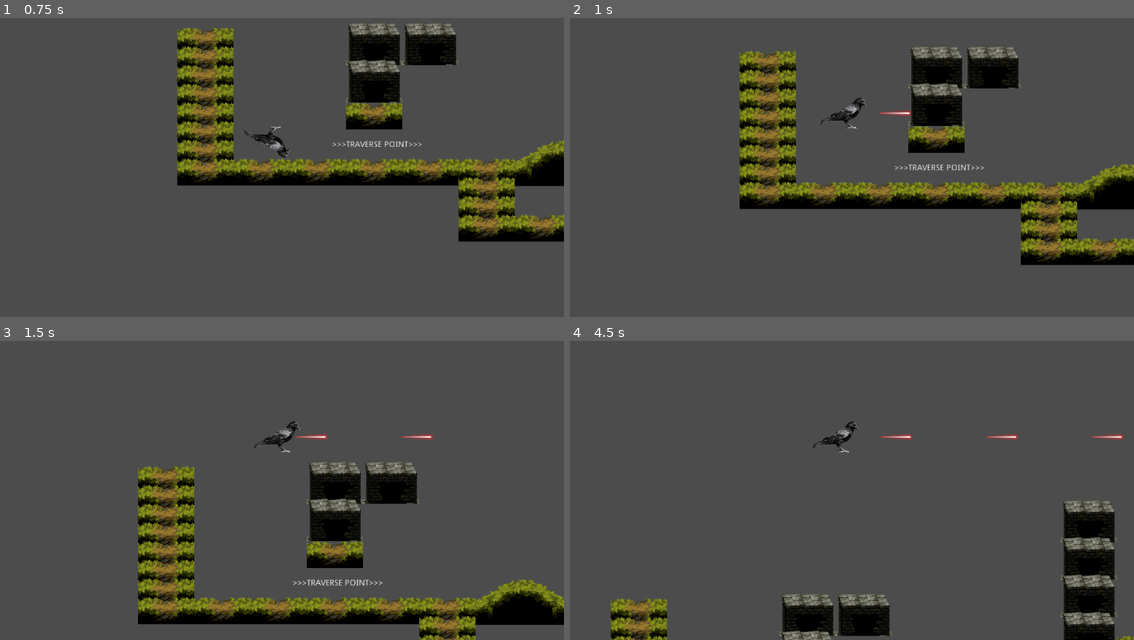
Above: before the commit, frames 1-4 (two rows, left to right).
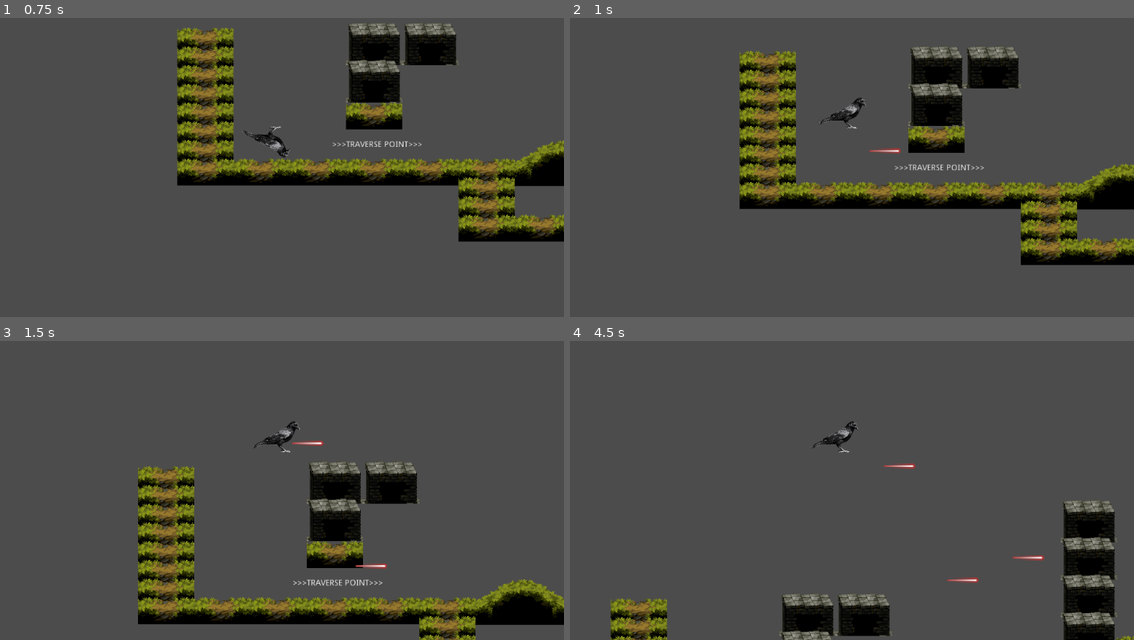
Above: after the commit, the same moments.

Repository: MPLekter/ToT---Player-Actions
Game: Godot game, scene res://Scenes/TestScene.tscn
Two runs of this game, one before a commit and one after it. Both use one fixed random seed, a clock stepped at 60 frames per second and the inputs below.
Inputs:
- Up to frame 1 (0.75 s): hold Right (player_right) from 0.53 s (still down); hold A (player_crouch) from 0.53 s (still down)
- Up to frame 2 (1 s): keep holding Right (player_right); keep holding A (player_crouch); tap Space (player_jump) at 0.77 s; tap Shift (player_shoot) at 0.8 s
- Up to frame 3 (1.5 s): keep holding Right (player_right); tap Space (player_jump) at 1.07 s; release A (player_crouch) at 1.28 s; tap Shift (player_shoot) at 1.35 s
- Up to frame 4 (4.5 s): tap Space (player_jump) at 1.52, 1.55, 1.82, 2.1, 3.02, 3.32, 3.77, 3.8, 4.07 s; release Right (player_right) at 2.03 s; hold Left (player_left) 2.03-2.78 s; hold A (player_crouch) 2.03-2.78 s; hold Right (player_right) 2.78-4.28 s; tap A (player_crouch) at 2.85, 4.35 s; tap Shift (player_shoot) at 3.05 s; hold Shift (player_shoot) 3.53-4.28 s; hold Left (player_left) from 4.28 s (still down)

Frame 1 is identical in both runs. In frame 2, 0.2% of the frame differs, in the area x 53-61%, y 31-46%; in frame 3, 0.3%; in frame 4, 0.5%, in the area x 55-99%, y 31-81%.

Commit message:
Update shooting and gun rotation, change folder structure

Diff:
--- a/Scenes/Bullet.tscn
+++ b/Resources/Bullet.tscn
@@ -9,11 +9,10 @@
 script = ExtResource( 2 )
 
 [node name="Sprite" type="Sprite" parent="."]
-rotation = 1.5708
 texture = ExtResource( 1 )
 
 [node name="CollisionShape2D" type="CollisionShape2D" parent="."]
-position = Vector2( 20, 0 )
+position = Vector2( 0, -20 )
 shape = SubResource( 1 )
 
 [connection signal="area_entered" from="." to="." method="_on_Bullet_area_entered"]
--- a/Scenes/Player.tscn
+++ b/Resources/Player.tscn
@@ -22,34 +22,35 @@
 collision_mask = 7
 script = ExtResource( 1 )
 
-[node name="Sprite" type="Sprite" parent="."]
+[node name="Sprite" type="Sprite" parent="." groups=["PLAYER_GROUP"]]
 scale = Vector2( 0.1, 0.1 )
 texture = ExtResource( 2 )
 flip_h = true
 
-[node name="StandingCollisionShape" type="CollisionShape2D" parent="."]
+[node name="StandingCollisionShape" type="CollisionShape2D" parent="." groups=["PLAYER_GROUP"]]
 shape = SubResource( 1 )
 
-[node name="SlidingCollisionShape" type="CollisionShape2D" parent="."]
+[node name="SlidingCollisionShape" type="CollisionShape2D" parent="." groups=["PLAYER_GROUP"]]
 position = Vector2( 0, 12 )
 shape = SubResource( 2 )
 disabled = true
 
-[node name="Camera2D" type="Camera2D" parent="."]
+[node name="Camera2D" type="Camera2D" parent="." groups=["PLAYER_GROUP"]]
 current = true
 smoothing_enabled = true
 
-[node name="GunShape" type="CollisionShape2D" parent="."]
+[node name="GunShape" type="CollisionShape2D" parent="." groups=["PLAYER_GROUP"]]
 shape = SubResource( 3 )
 disabled = true
 
-[node name="ShootStartPoint" type="Position2D" parent="GunShape"]
+[node name="ShootStartPoint" type="Position2D" parent="GunShape" groups=["PLAYER_GROUP"]]
+position = Vector2( 0, 41 )
 
-[node name="DropThroughCheck" type="Area2D" parent="."]
+[node name="DropThroughCheck" type="Area2D" parent="." groups=["PLAYER_GROUP"]]
 collision_layer = 4
 collision_mask = 4
 
-[node name="CollisionShape2D" type="CollisionShape2D" parent="DropThroughCheck"]
+[node name="CollisionShape2D" type="CollisionShape2D" parent="DropThroughCheck" groups=["PLAYER_GROUP"]]
 position = Vector2( 1, 24 )
 shape = SubResource( 4 )
 
--- a/Scenes/TestScene.tscn
+++ b/Scenes/TestScene.tscn
@@ -1,7 +1,7 @@
 [gd_scene load_steps=6 format=2]
 
-[ext_resource path="res://Scenes/TraversePoint.tscn" type="PackedScene" id=1]
-[ext_resource path="res://Scenes/Player.tscn" type="PackedScene" id=2]
+[ext_resource path="res://Resources/TraversePoint.tscn" type="PackedScene" id=1]
+[ext_resource path="res://Resources/Player.tscn" type="PackedScene" id=2]
 [ext_resource path="res://Resources/Test_Tileset.tres" type="TileSet" id=3]
 
 [sub_resource type="RectangleShape2D" id=2]
--- a/Scripts/Bullet.gd
+++ b/Scripts/Bullet.gd
@@ -10,27 +10,27 @@
 
 func init(_direction, _startpoint):
 	direction = _direction
-	set_position(_startpoint)
+	set_global_position(_startpoint)
 	match direction:
 		RIGHT:
+			set_rotation_degrees(90)
+		LEFT:
+			set_rotation_degrees(270)
+		UP:
 			set_rotation_degrees(0)
-		LEFT:
+		DOWN:
 			set_rotation_degrees(180)
-		UP:
-			set_rotation_degrees(270)
-		DOWN:
-			set_rotation_degrees(90)
 
 
 func _physics_process(delta):
-	#position += transform.x * speed * delta
 	position += direction * speed * delta
 
 func _on_Bullet_body_entered(body):
-	if body.is_in_group("ENEMY_GROUP"):
+	if body.is_in_group("PLAYER_GROUP"):
+		pass
+	elif body.is_in_group("ENEMY_GROUP"):
 		#TODO: write logic
 		body.queue_free()
-	queue_free()
 
 
 func _on_Bullet_area_entered(area):
--- a/Scripts/Player.gd
+++ /dev/null
@@ -1,88 +0,0 @@
-extends KinematicBody2D
-
-const STATES = {idle = "idle", moving = "moving", jumping = "jumping", sliding = "sliding", godmode = "debug_GODMODE"}
-const UP_DIRECTION := Vector2.UP
-
-export var state = "idle"
-export var gravity := 230
-export var jump_speed := 40
-export var double_jump_speed := 25
-export var maximum_jumps := 2
-export var move_speed := 50
-
-#export var acceleration := 15.0
-#export var float_horizon_acceleration = 50
-
-
-var velocity := Vector2.ZERO
-var jumps_made := 0
-
-func _physics_process(delta):
-	#possible states
-	var is_falling := velocity.y > 0.0 and not is_on_floor()
-	var is_double_jumping := Input.is_action_just_released("player_jump") and is_falling
-	var is_idling := is_on_floor() and is_zero_approx(velocity.x)
-	var is_running := is_on_floor() and not is_zero_approx(velocity.x)
-	var is_sliding := is_on_floor() and Input.is_action_pressed("player_crouch") and is_running
-	var is_jumping := Input.is_action_just_released("player_jump") and is_on_floor() and not is_sliding
-
-	#make gravity work all time when needed
-	if not is_on_floor():
-		_gravity(delta)
-	#working side movement
-	_sideMovement(delta)
-	#working jumping
-	_jump()
-	_resetJumps(is_idling, is_running)
-	#working sliding
-	_slide(is_sliding)
-
-func _resetSlide():
-		get_child(0).shape.radius = 30
-
-func _slide(is_sliding): #TODO: fix it. Still jumping like the space was released (but it wasn't)
-	if is_sliding:
-		get_child(0).shape.radius = 10.0
-		yield(get_tree().create_timer(2.0), "timeout") #maybe yield when stopped sliding or sth
-		_resetSlide()
-
-func _resetJumps(is_idling, is_running):
-	if is_idling or is_running:
-		jumps_made = 0
-
-func _jump() -> void:
-	if Input.is_action_just_pressed("player_jump"):
-		jumps_made += 1
-		if jumps_made == 1:
-			velocity.y -= double_jump_speed
-		elif jumps_made == 0:
-			velocity.y -= jump_speed
-
-
-func _sideMovement(delta) -> void:
-	var horizontal_direction = (
-	Input.get_action_strength("player_right") - Input.get_action_strength("player_left")
-	)
-
-	velocity.x = horizontal_direction * move_speed
-	velocity = move_and_slide(velocity, UP_DIRECTION)
-
-func _gravity(delta) -> void:
-	velocity.y += gravity * delta
-	velocity = move_and_slide(velocity, UP_DIRECTION)
-
-
-
-#func _statesOfMovement(state: String, delta) -> void:
-#	var dir := Input.get_action_strength("player_right") - Input.get_action_strength("player_left")
-#	match state:
-#		STATES.idle, STATES.moving:
-#			velocity.x = lerp(velocity.x , dir * move_speed , delta * acceleration)
-#			velocity = move_and_slide_with_snap(velocity,Vector2.DOWN if velocity.y >= 0 else Vector2.ZERO, Vector2.UP)
-#			state = STATES.idle
-#
-#		STATES.jumping:
-#			velocity.y += jump_speed
-#			velocity.x = lerp(velocity.x , dir * move_speed, delta * float_horizon_acceleration)
-#			velocity = move_and_slide(velocity,Vector2.UP)
-#			state = STATES.idle
--- a/Scripts/PlayerMovement_2D platformer.gd
+++ b/Scripts/PlayerMovement_2D platformer.gd
@@ -36,7 +36,7 @@
 var canDrop := false
 
 #onreadys
-onready var bullet = preload("res://Scenes/Bullet.tscn")
+onready var bullet = preload("res://Resources/Bullet.tscn")
 
 #debug related
 var timestamp = Time.get_datetime_string_from_system()
@@ -64,9 +64,9 @@
 	applyMotion()
 	applyGunRotation()
 	shootLogic()
-	dropDownLogic()
-
-func dropDownLogic():
+	dropThroughLogic()
+
+func dropThroughLogic():
 	#TODO: refactor to regain collision after drop
 	#TODO: make sure bullets and other stuff can still hit - prepare dedicated layer for ground collisions.
 	if canDrop == true:
@@ -79,11 +79,14 @@
 	#TODO: refactor so that changing direction after shoot does not reposition already spawned bullets
 	if Input.is_action_pressed("player_shoot"):
 		if canShoot:
-			var spawnPoint = $GunShape/ShootStartPoint.get_position()
+			var spawnPoint = $GunShape/ShootStartPoint.get_global_position()
 			var newBullet = bullet.instance()
 			newBullet.init(direction, spawnPoint)
-			add_child(newBullet)
-			#newBullet.set_rotation_degrees(90) #TODO: refactor this workaround
+			print_debug(timestamp, " initialized a bullet going ", direction, " @ ", spawnPoint)
+			get_tree().get_root().add_child(newBullet)
+			print_debug(timestamp, " spawned a bullet going ", direction, " @ ", spawnPoint)
+			newBullet.position = spawnPoint
+			print_debug(timestamp, " bullet position is now ", spawnPoint)
 			canShoot = false
 			yield(get_tree().create_timer(shootCoolDown), "timeout")
 			canShoot = true
@@ -94,16 +97,12 @@
 	match direction:
 		RIGHT:
 			gun.set_rotation_degrees(-90)
-			shootStartPoint.set_position(Vector2(40, 0))
 		LEFT:
 			gun.set_rotation_degrees(90)
-			shootStartPoint.set_position(Vector2(-40, 0))
 		UP:
 			gun.set_rotation_degrees(180)
-			shootStartPoint.set_position(Vector2(0, -40))
 		DOWN:
 			gun.set_rotation_degrees(0)
-			shootStartPoint.set_position(Vector2(0, 40))
 
 func getDirection():
 	var lastdirection = direction
Renamed: Scenes/Tilemap.tscn -> Resources/Tilemap.tscn
Renamed: Scenes/TraversePoint.tscn -> Resources/TraversePoint.tscn
